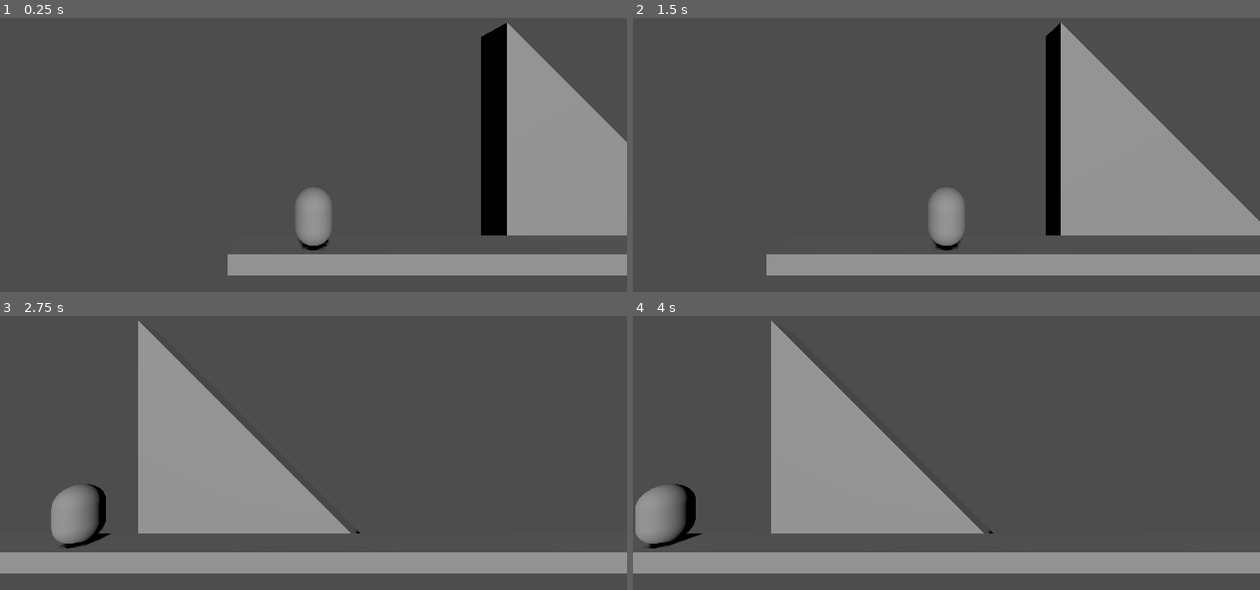
Above: before the commit, frames 1-4 (two rows, left to right).
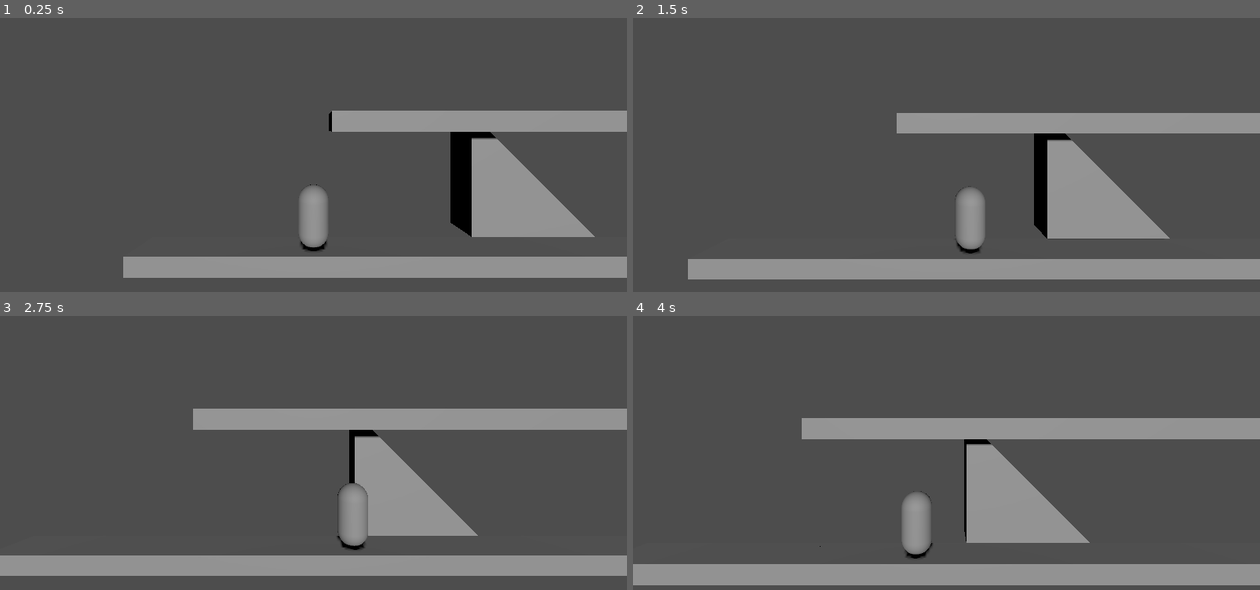
Above: after the commit, the same moments.

Repository: emaity/godot-death-party-testing
Game: Godot game, scene res://main.tscn
Same seed, same stepped clock (60 frames per second), same inputs: the game is played once before the commit and once after it.
Inputs:
- Up to frame 1 (0.25 s): no input
- Up to frame 2 (1.5 s): tap Enter at 0.5 s; hold D (move_right) 0.53-1.28 s; tap E (interact) at 0.6, 1.35 s; tap Space (jump) at 0.77 s; hold S (move_down) from 1.28 s (still down)
- Up to frame 3 (2.75 s): tap Space (jump) at 1.52 s; release S (move_down) at 2.03 s; hold D (move_right) from 2.03 s (still down); tap E (interact) at 2.1 s
- Up to frame 4 (4 s): release D (move_right) at 2.78 s; hold W (move_up) 2.78-3.53 s; tap E (interact) at 2.85, 3.6 s; tap Space (jump) at 3.02, 3.77 s; hold A (move_left) from 3.53 s (still down)

The runs differ from the first frame. In frame 1, 17% of the frame differs, in the area x 19-100%, y 1-95%; in frame 2, 19%; in frame 3, 26%; in frame 4, 31%, in the area x 0-100%, y 1-99%.

Commit message:
model changes

Diff:
--- /dev/null
+++ b/global_scripts/main_camera.gd
@@ -0,0 +1,2 @@
+## Handles signals that tell the camera where to go
+extends Node
--- /dev/null
+++ b/global_scripts/player_interact.gd
@@ -0,0 +1 @@
+extends Node
--- /dev/null
+++ b/main.gd
@@ -0,0 +1,15 @@
+extends Node3D
+
+var CAMERA_FOLLOW_SPEED: float = 2.5
+# Holds the global position of where we want the main camera to go
+var camera_location := Vector3.ZERO
+
+# Constantly moves the camera's location
+func _ready() -> void:
+	camera_location = $Player/PlayerCameraLocation.global_position
+	$MainCamera.make_current()
+
+func _physics_process(delta: float) -> void:
+	camera_location = $Player/PlayerCameraLocation.global_position
+
+	$MainCamera.global_position = $MainCamera.global_position.lerp(camera_location, delta * CAMERA_FOLLOW_SPEED)
--- a/main.tscn
+++ b/main.tscn
@@ -1,5 +1,6 @@
-[gd_scene load_steps=6 format=3 uid="uid://bcbpgaqf020eb"]
+[gd_scene load_steps=7 format=3 uid="uid://bcbpgaqf020eb"]
 
+[ext_resource type="Script" uid="uid://dgm2vkm51m46i" path="res://main.gd" id="1_1bvp3"]
 [ext_resource type="PackedScene" uid="uid://bq5jfkrm6vs80" path="res://room.tscn" id="1_ig7tw"]
 [ext_resource type="PackedScene" uid="uid://b8kaqd0dtqsp1" path="res://player.tscn" id="2_0xm2m"]
 [ext_resource type="PackedScene" uid="uid://b775wvigqexbq" path="res://stairs_left.tscn" id="2_h2yge"]
@@ -11,17 +12,21 @@
 size = Vector3(5, 0.5, 1)
 
 [node name="Main" type="Node3D"]
+script = ExtResource("1_1bvp3")
 
 [node name="DirectionalLight3D" type="DirectionalLight3D" parent="."]
 transform = Transform3D(1, 0, 0, 0, 0.965926, 0.258819, 0, -0.258819, 0.965926, -0.194082, 4.01692, 3.53107)
 shadow_enabled = true
 
 [node name="Player" parent="." instance=ExtResource("2_0xm2m")]
-transform = Transform3D(1, 0, 0, 0, 1, 0, 0, 0, 1, -10.444, 0.75, 0)
+transform = Transform3D(1, 0, 0, 0, 1, 0, 0, 0, 1, -6.444, 0.815264, 0)
 floor_constant_speed = true
 
+[node name="MainCamera" type="Camera3D" parent="."]
+transform = Transform3D(1, 0, 0, 0, 1, 0, 0, 0, 1, -6.444, 3.06526, 6)
+
 [node name="Floor" type="StaticBody3D" parent="."]
-transform = Transform3D(1, 0, 0, 0, 1, 0, 0, 0, 1, -10, -0.25, 0)
+transform = Transform3D(1, 0, 0, 0, 1, 0, 0, 0, 1, -8.5, -0.25, 0)
 collision_layer = 2
 collision_mask = 0
 
@@ -37,10 +42,10 @@
 collision_mask = 1
 
 [node name="StairsLeft" parent="Room" instance=ExtResource("2_h2yge")]
-transform = Transform3D(1, 0, 0, 0, 1, 0, 0, 0, 1, 1.54139, -0.48259, -1)
+transform = Transform3D(1, 0, 0, 0, 1, 0, 0, 0, 1, 1.541, 0, -1)
 
 [node name="Floor2" type="StaticBody3D" parent="."]
-transform = Transform3D(1, 0, 0, 0, 1, 0, 0, 0, 1, 10, -0.25, 0)
+transform = Transform3D(1, 0, 0, 0, 1, 0, 0, 0, 1, 8.5, -0.25, 0)
 collision_layer = 2
 collision_mask = 0
 
@@ -52,7 +57,7 @@
 skeleton = NodePath("../..")
 
 [node name="Room2" parent="." instance=ExtResource("1_ig7tw")]
-transform = Transform3D(1, 0, 0, 0, 1, 0, 0, 0, 1, 20, 0, 0)
+transform = Transform3D(1, 0, 0, 0, 1, 0, 0, 0, 1, 17, 0, 0)
 collision_layer = 2
 collision_mask = 1
 
--- a/player.tscn
+++ b/player.tscn
@@ -3,10 +3,12 @@
 [ext_resource type="Script" uid="uid://btdxsedihjw8m" path="res://scripts/player.gd" id="1_4flbx"]
 
 [sub_resource type="CapsuleShape3D" id="CapsuleShape3D_sh265"]
-height = 1.5
+radius = 0.4
+height = 1.6
 
 [sub_resource type="CapsuleMesh" id="CapsuleMesh_4flbx"]
-height = 1.5
+radius = 0.4
+height = 1.6
 
 [node name="Player" type="CharacterBody3D"]
 collision_mask = 2
@@ -18,6 +20,5 @@
 [node name="MeshInstance3D" type="MeshInstance3D" parent="."]
 mesh = SubResource("CapsuleMesh_4flbx")
 
-[node name="PlayerCamera" type="Camera3D" parent="."]
+[node name="PlayerCameraLocation" type="Node3D" parent="."]
 transform = Transform3D(1, 0, 0, 0, 1, 0, 0, 0, 1, 0, 2.25, 6)
-size = 5.0
--- a/project.godot
+++ b/project.godot
@@ -14,6 +14,10 @@
 run/main_scene="uid://bcbpgaqf020eb"
 config/features=PackedStringArray("4.4", "Forward Plus")
 config/icon="res://icon.svg"
+
+[autoload]
+
+MainCamera="*res://global_scripts/main_camera.gd"
 
 [input]
 
--- a/room.tscn
+++ b/room.tscn
@@ -3,13 +3,13 @@
 [ext_resource type="Script" uid="uid://c3rpd8u8anwf1" path="res://scripts/room.gd" id="1_bisa2"]
 
 [sub_resource type="BoxShape3D" id="BoxShape3D_bisa2"]
-size = Vector3(14, 3, 1)
+size = Vector3(10, 3, 2)
 
 [sub_resource type="BoxShape3D" id="BoxShape3D_v321d"]
-size = Vector3(15, 0.5, 1)
+size = Vector3(12, 0.5, 1)
 
 [sub_resource type="BoxMesh" id="BoxMesh_88gup"]
-size = Vector3(15, 0.5, 1)
+size = Vector3(12, 0.5, 1)
 
 [node name="Room" type="Area3D"]
 collision_layer = 0
@@ -18,9 +18,12 @@
 script = ExtResource("1_bisa2")
 
 [node name="CollisionShape3D" type="CollisionShape3D" parent="."]
-transform = Transform3D(1, 0, 0, 0, 1, 0, 0, 0, 1, 0, 1.5, 0)
+transform = Transform3D(1, 0, 0, 0, 1, 0, 0, 0, 1, 0, 1.5, -0.5)
 shape = SubResource("BoxShape3D_bisa2")
 debug_color = Color(1, 0.0212546, 0.621862, 1)
+
+[node name="RoomCameraLocation" type="Node3D" parent="."]
+transform = Transform3D(1, 0, 0, 0, 1, 0, 0, 0, 1, 0, 3, 6)
 
 [node name="RoomCamera" type="Camera3D" parent="."]
 transform = Transform3D(1, 0, 0, 0, 1, 0, 0, 0, 1, 0, 3, 6)
@@ -36,3 +39,15 @@
 [node name="MeshInstance3D" type="MeshInstance3D" parent="Floor"]
 mesh = SubResource("BoxMesh_88gup")
 skeleton = NodePath("../..")
+
+[node name="Ceiling" type="StaticBody3D" parent="."]
+transform = Transform3D(1, 0, 0, 0, 1, 0, 0, 0, 1, 0, 3.25, 0)
+collision_layer = 2
+collision_mask = 0
+
+[node name="CollisionShape3D" type="CollisionShape3D" parent="Ceiling"]
+shape = SubResource("BoxShape3D_v321d")
+
+[node name="MeshInstance3D" type="MeshInstance3D" parent="Ceiling"]
+mesh = SubResource("BoxMesh_88gup")
+skeleton = NodePath("../..")
--- a/scripts/player.gd
+++ b/scripts/player.gd
@@ -9,8 +9,6 @@
 
 var player_velocity := Vector3.ZERO
 
-func _ready() -> void:
-	$PlayerCamera.make_current()
 
 func _process(_delta: float) -> void:
 	if Input.is_action_just_pressed("interact"):
--- a/scripts/room.gd
+++ b/scripts/room.gd
@@ -1,18 +1,8 @@
-## Detects when the player enters a room, changes camera
+## Emits signal when player is in room
 extends Area3D
-var original_camera_position := Vector3.ZERO
-var incoming_player_camera_position := Vector3.ZERO
-var player: CharacterBody3D = null
-var player_present = false
 
+signal player_present(new_camera_location: Vector3)
 
-func _ready():
-	$RoomCamera.clear_current()
-	original_camera_position = $RoomCamera.global_position
-
-
-func _process(_delta: float) -> void:
+func _physics_process(_delta: float) -> void:
 	if has_overlapping_bodies():
-		$RoomCamera.make_current()
-	else:
-		$RoomCamera.clear_current()
+		player_present.emit($RoomCameraLocation.global_position)
--- a/scripts/stairs_left.gd
+++ b/scripts/stairs_left.gd
@@ -7,7 +7,7 @@
 		if Input.is_action_just_pressed("move_up") and round(player.global_position.z) != -1:
 			player.global_position = $PlayerEntrancePoint.global_position
 		if Input.is_action_just_pressed("move_down") and round(player.global_position.z) != 0:
-			player.global_position = $PlayerReturnPoint.global_position
+			player.global_position = $PlayerEntranceReturnPoint.global_position
 
 	if $PlayerExitDetector.has_overlapping_bodies():
 		var player: CharacterBody3D = $PlayerExitDetector.get_overlapping_bodies()[0]
--- a/stairs_left.tscn
+++ b/stairs_left.tscn
@@ -3,50 +3,50 @@
 [ext_resource type="Script" uid="uid://gkfxsv8ng3rc" path="res://scripts/stairs_left.gd" id="1_sfwic"]
 
 [sub_resource type="BoxShape3D" id="BoxShape3D_sdf1a"]
-size = Vector3(1, 9.192, 1)
+size = Vector3(1, 4.94934, 1)
 
 [sub_resource type="PrismMesh" id="PrismMesh_sdf1a"]
 left_to_right = 0.0
-size = Vector3(6.5, 6.5, 1)
+size = Vector3(3.5, 3.5, 1)
 
 [sub_resource type="SphereShape3D" id="SphereShape3D_sfwic"]
 radius = 1.15042
 
 [sub_resource type="SphereShape3D" id="SphereShape3D_52upt"]
+radius = 1.15
 
 [node name="StairsLeft" type="StaticBody3D"]
 collision_layer = 2
 script = ExtResource("1_sfwic")
 
 [node name="CollisionShape3D" type="CollisionShape3D" parent="."]
-transform = Transform3D(0.707107, -0.707107, 0, 0.707107, 0.707107, 0, 0, 0, 1, -3.603, 2.896, 0)
+transform = Transform3D(0.707107, -0.707107, 0, 0.707107, 0.707107, 0, 0, 0, 1, -2.10299, 1.39599, 0)
 shape = SubResource("BoxShape3D_sdf1a")
 
 [node name="MeshInstance3D" type="MeshInstance3D" parent="."]
-transform = Transform3D(1, 0, 0, 0, 1, 0, 0, 0, 1, -3.25, 3.25, 0)
+transform = Transform3D(1, 0, 0, 0, 1, 0, 0, 0, 1, -1.75, 1.75, 0)
 layers = 3
 mesh = SubResource("PrismMesh_sdf1a")
 
 [node name="PlayerEntranceDetector" type="Area3D" parent="."]
-transform = Transform3D(1, 0, 0, 0, 1, 0, 0, 0, 1, -1.45848, 1.8947, 1)
+transform = Transform3D(1, 0, 0, 0, 1, 0, 0, 0, 1, -0.458, 0.895, 0.5)
 collision_layer = 0
 
 [node name="CollisionShape3D" type="CollisionShape3D" parent="PlayerEntranceDetector"]
 shape = SubResource("SphereShape3D_sfwic")
 
 [node name="PlayerEntrancePoint" type="Node3D" parent="."]
-transform = Transform3D(1, 0, 0, 0, 1, 0, 0, 0, 1, -0.790328, 1.95967, 0)
+transform = Transform3D(1, 0, 0, 0, 1, 0, 0, 0, 1, -0.325764, 1.29638, 0)
 
-[node name="PlayerReturnPoint" type="Node3D" parent="."]
-transform = Transform3D(1, 0, 0, 0, 1, 0, 0, 0, 1, -0.79, 1.97153, 1)
+[node name="PlayerEntranceReturnPoint" type="Node3D" parent="."]
+transform = Transform3D(1, 0, 0, 0, 1, 0, 0, 0, 1, -0.415386, 0.97153, 1)
 
 [node name="PlayerExitDetector" type="Area3D" parent="."]
-transform = Transform3D(1, 0, 0, 0, 1, 0, 0, 0, 1, -6.02605, 8.53333, 0)
+transform = Transform3D(1, 0, 0, 0, 1, 0, 0, 0, 1, -3.026, 3.533, 0.5)
 collision_layer = 0
 
 [node name="CollisionShape3D" type="CollisionShape3D" parent="PlayerExitDetector"]
-transform = Transform3D(1, 0, 0, 0, 1, 0, 0, 0, 1, 0.0419159, -0.0341597, -0.0997014)
 shape = SubResource("SphereShape3D_52upt")
 
 [node name="PlayerExitPoint" type="Node3D" parent="."]
-transform = Transform3D(1, 0, 0, 0, 1, 0, 0, 0, 1, -6.037, 7.453, 1)
+transform = Transform3D(1, 0, 0, 0, 1, 0, 0, 0, 1, -3.00507, 4.30019, 1)
--- a/tool_scripts/match_collision_to_mesh.gd
+++ b/tool_scripts/match_collision_to_mesh.gd
@@ -2,5 +2,5 @@
 extends StaticBody3D
 
 func _process(delta: float) -> void:
-	if true:
+	if true and $CollisionShape3D.shape.size != $MeshInstance3D.mesh.size:
 		$CollisionShape3D.shape.size = $MeshInstance3D.mesh.size
Not shown, added: global_scripts/main_camera.gd.uid
Not shown, added: global_scripts/player_interact.gd.uid
Not shown, added: main.gd.uid
